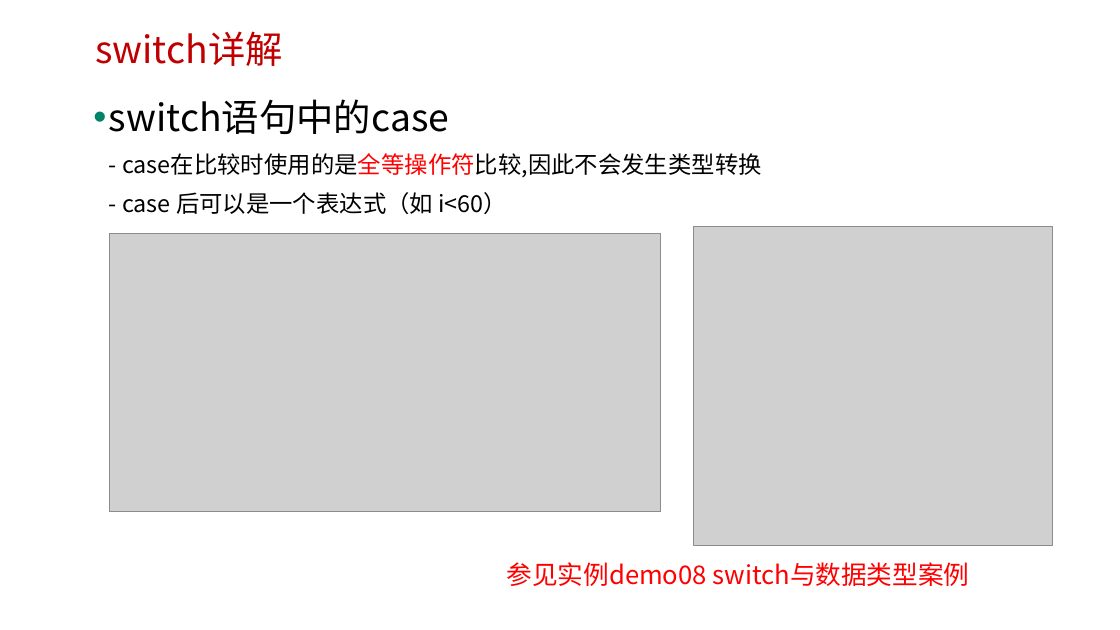
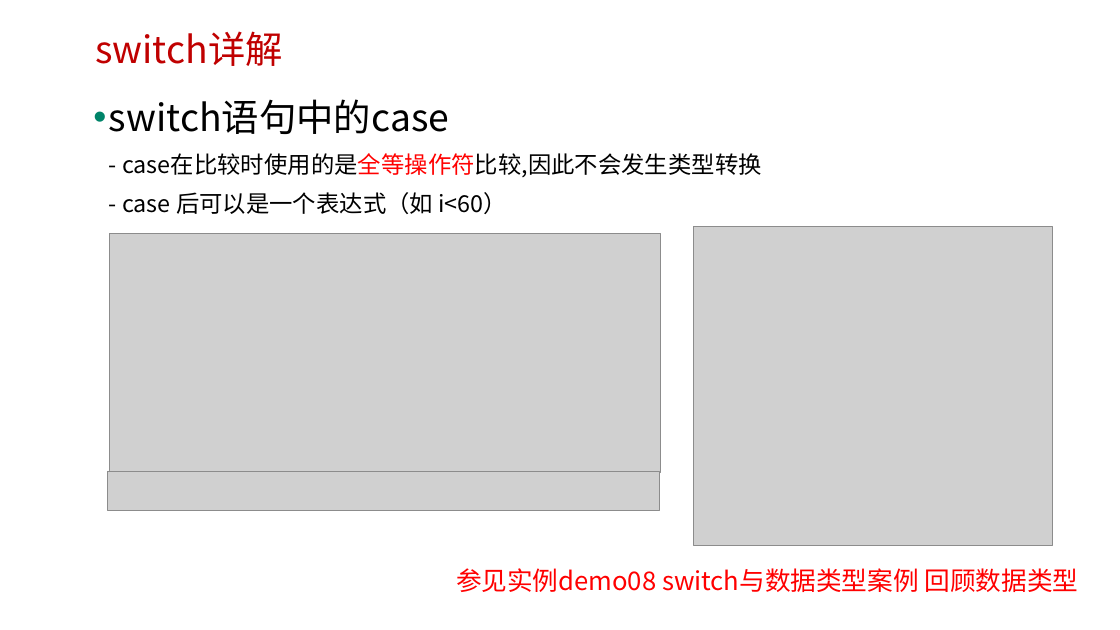
Before and after one commit to edu2act/course-javascript-advanced, a slide deck: slide 12 of 课程PPT/03.JavaScript语法、表达式及语句、运算符.pptx. Drawn at 1120x630 pixels with LibreOffice and Linux fonts; fonts in the diff are those of the drawing; grey boxes stand for pictures; background and template pictures are left out. Boxes give left, top, right and bottom in pixels: in the first picture for what was removed or moved away, otherwise in the second. Text is boxed around its words. In the diff, an @@ line names an element or a change of style, - is before the commit and + after.

```diff
--- a/课程PPT/03.JavaScript语法、表达式及语句、运算符.pptx
+++ b/课程PPT/03.JavaScript语法、表达式及语句、运算符.pptx
@@ picture: place and size @@
-picture at [109, 234, 661, 513]
+picture at [109, 234, 661, 472]
@@ picture added at [108, 471, 660, 511] @@
@@ text at [456, 568, 1079, 592]: text changed @@
-参见实例demo08 switch与数据类型案例
+参见实例demo08 switch与数据类型案例 回顾数据类型
```
Also in this commit, not shown: 7 other slides changed, 5 other files.
